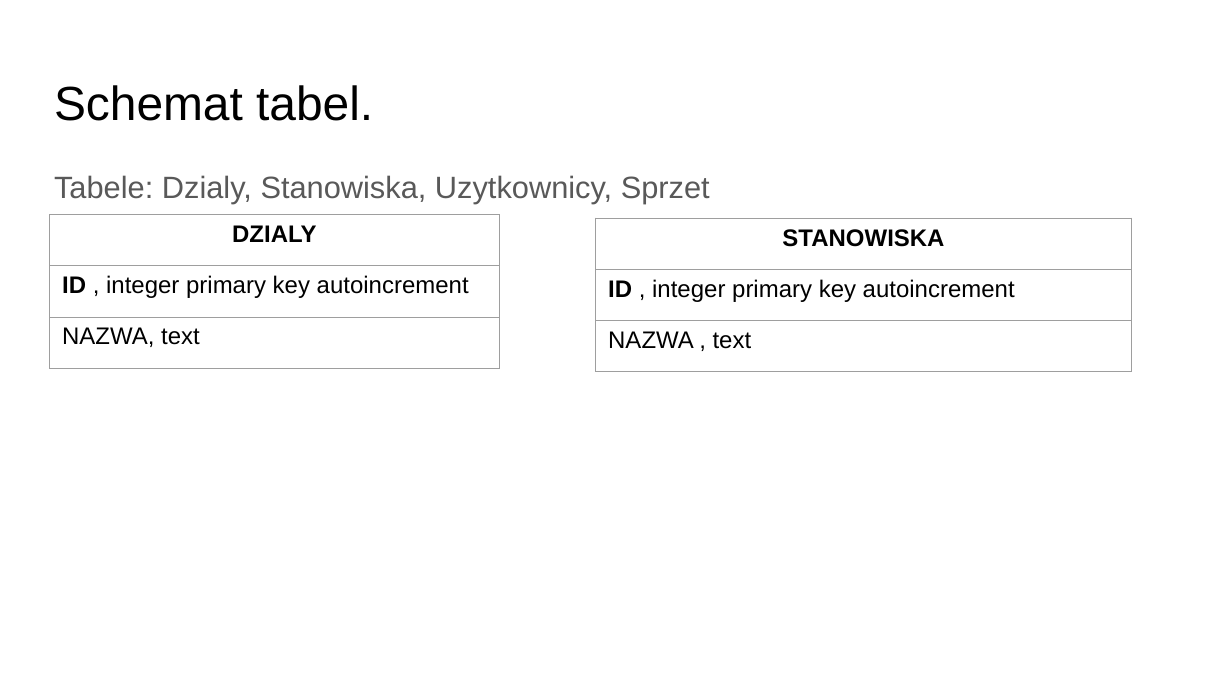
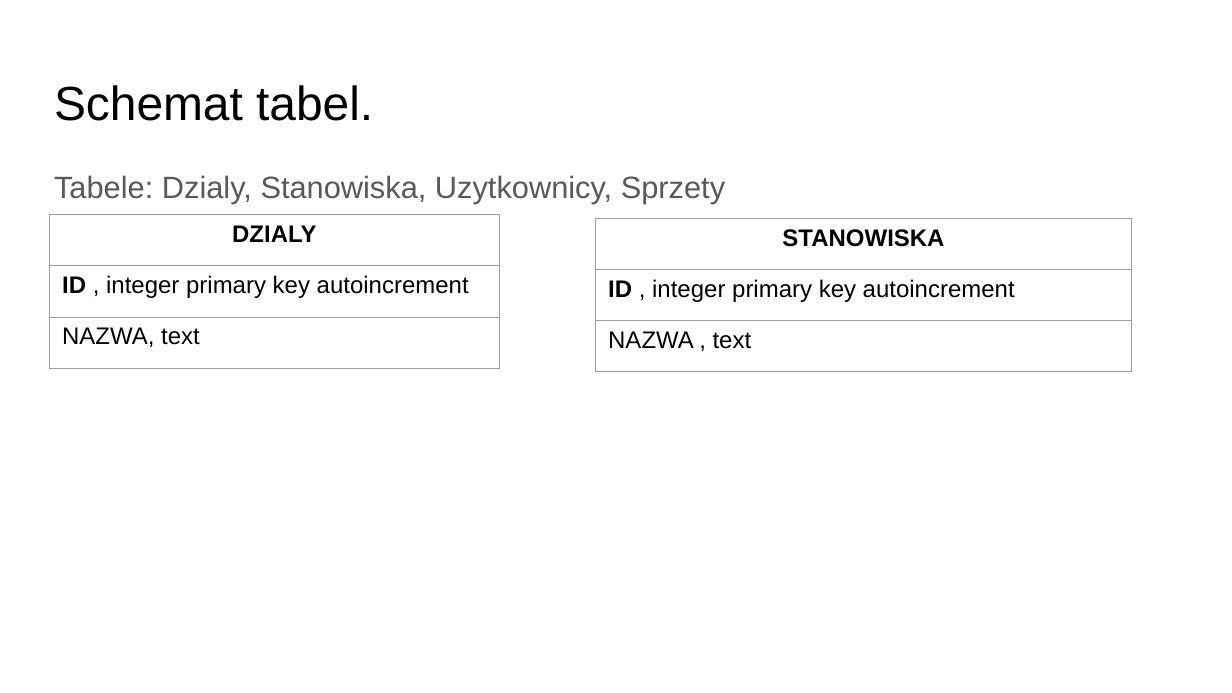
Before and after one commit to PrzemekN/wyposazenie, a slide deck: slide 3 of ProjektBazyDanychWyposazenie.odp. Drawn at 1232x693 pixels with LibreOffice and Linux fonts; fonts in the diff are those of the drawing. Boxes give left, top, right and bottom in pixels: in the first picture for what was removed or moved away, otherwise in the second. Text is boxed around its words. In the diff, an @@ line names an element or a change of style, - is before the commit and + after.

Commit message:
26-5-2019 wer1 noc , okno uzytkownicy definicje widgetow i funkcji w jednym pliku Uzytkownicy.

```diff
--- a/ProjektBazyDanychWyposazenie.odp
+++ b/ProjektBazyDanychWyposazenie.odp
@@ text at [54,175,725,203]: text changed @@
-Tabele: Dzialy, Stanowiska, Uzytkownicy, Sprzet
+Tabele: Dzialy, Stanowiska, Uzytkownicy, Sprzety
```
Also in this commit, not shown: 2 other slides changed, 5 other files.
